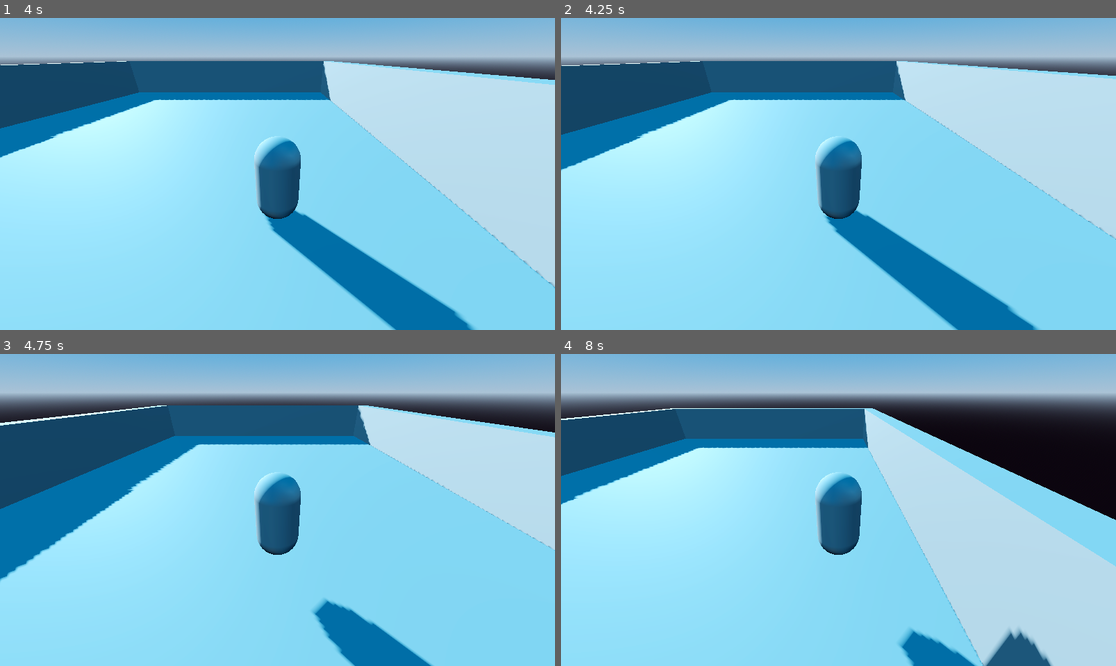
Above: before the commit, frames 1-4 (two rows, left to right).
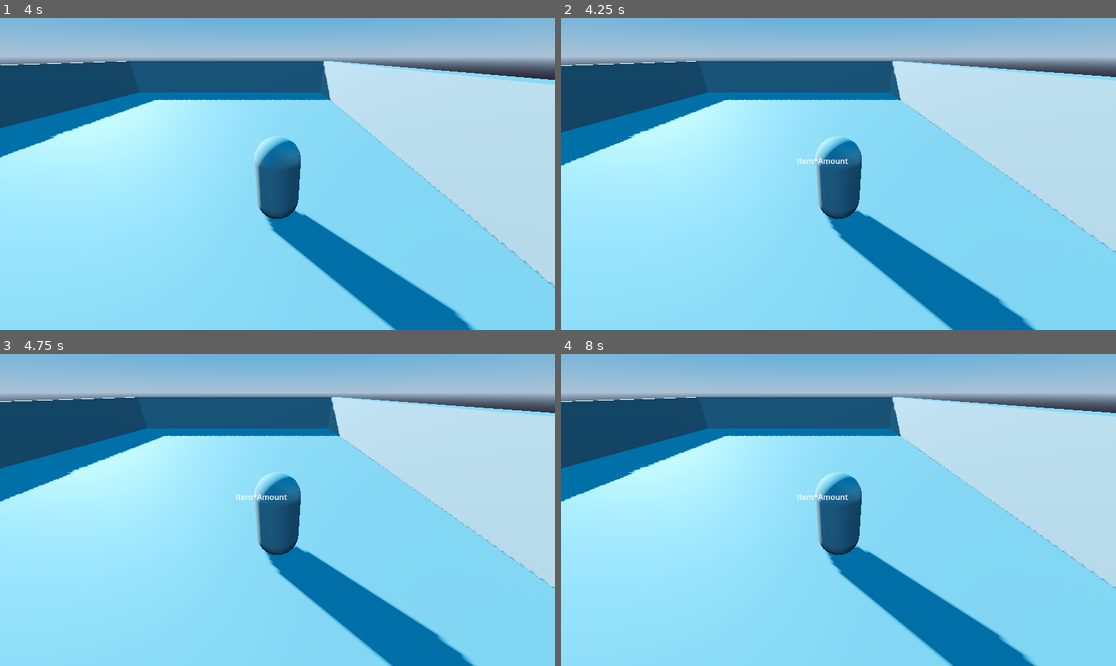
Above: after the commit, the same moments.

Repository: FreedominaStonyField/RPG_Inventory
Game: Godot game, scene res://level.tscn
Same seed, same stepped clock (60 frames per second), same inputs: the game is played once before the commit and once after it.
Inputs:
- Up to frame 1 (4 s): tap Enter (ui_accept) at 0.5, 0.77, 1.52, 3.02, 3.77 s; hold D (move_right) 0.53-1.28 s; hold S (move_down) 1.28-2.03 s; hold D (move_right) 2.03-2.78 s; hold W (move_up) 2.78-3.53 s; hold A (move_left) from 3.53 s (still down)
- Up to frame 2 (4.25 s): keep holding A (move_left); tap I (open_inventory, bound only after the commit) at 4.15 s
- Up to frame 3 (4.75 s): keep holding A (move_left); tap Enter (ui_accept) at 4.52 s
- Up to frame 4 (8 s): release A (move_left) at 5.03 s; hold S (move_down) 5.03-5.78 s; hold D (move_right) 5.78-6.53 s; tap Enter (ui_accept) at 6.02, 6.77, 7.52 s; hold W (move_up) 6.53-7.28 s; hold D (move_right) from 7.28 s (still down)

Frame 1 is identical in both runs. In frame 2, 2.8% of the frame differs, in the area x 0-100%, y 13-100%; in frame 3, 22%; in frame 4, 38%.

Commit message:
Basic Player Inventory UI created

Diff:
--- /dev/null
+++ b/ItemDatabase/Items/Battle_Gear.tres
@@ -0,0 +1,8 @@
+[gd_resource type="Resource" script_class="game_item" load_steps=2 format=3 uid="uid://33ne3sugdi2e"]
+
+[ext_resource type="Script" path="res://ItemDatabase/game_item_class.gd" id="1_yayqb"]
+
+[resource]
+script = ExtResource("1_yayqb")
+name = "Battle Geaar"
+item_catagory = "Equipment"
--- /dev/null
+++ b/ItemDatabase/Items/healing_item.tres
@@ -0,0 +1,8 @@
+[gd_resource type="Resource" script_class="game_item" load_steps=2 format=3 uid="uid://dc6u14jhofkli"]
+
+[ext_resource type="Script" path="res://ItemDatabase/game_item_class.gd" id="1_g0jrp"]
+
+[resource]
+script = ExtResource("1_g0jrp")
+name = "basic heal spray"
+item_catagory = "Healing"
--- /dev/null
+++ b/ItemDatabase/Items/lab_key.tres
@@ -0,0 +1,8 @@
+[gd_resource type="Resource" script_class="game_item" load_steps=2 format=3 uid="uid://b0cyc8gujgam5"]
+
+[ext_resource type="Script" path="res://ItemDatabase/game_item_class.gd" id="1_ytejj"]
+
+[resource]
+script = ExtResource("1_ytejj")
+name = "Key"
+item_catagory = "Indispensable"
--- /dev/null
+++ b/ItemDatabase/game_item_class.gd
@@ -0,0 +1,8 @@
+extends Resource
+
+class_name game_item
+
+@export_category("Item Info")
+
+@export var name : String = "Placeholder"
+@export_enum("Item", "Healing", "Equipment", "Indispensable") var item_catagory: String
--- /dev/null
+++ b/ItemDatabase/item_database.gd
@@ -0,0 +1 @@
+extends Node
--- /dev/null
+++ b/UI.gd
@@ -0,0 +1,9 @@
+extends Control
+
+func _ready():
+	hide()
+
+func _input(event):
+	if event.is_action_pressed("open_inventory"):
+		get_tree().paused = !get_tree().paused
+		visible = !visible
--- a/level.tscn
+++ b/level.tscn
@@ -1,6 +1,7 @@
-[gd_scene load_steps=7 format=3 uid="uid://c2vpknecl4bdb"]
+[gd_scene load_steps=8 format=3 uid="uid://c2vpknecl4bdb"]
 
 [ext_resource type="Script" path="res://Player.gd" id="1_s5fta"]
+[ext_resource type="Script" path="res://UI.gd" id="2_qhqhh"]
 
 [sub_resource type="ProceduralSkyMaterial" id="ProceduralSkyMaterial_jjp3x"]
 sky_top_color = Color(0.0392157, 0.454902, 0.792157, 1)
@@ -56,3 +57,29 @@
 
 [node name="MeshInstance3D" type="MeshInstance3D" parent="Player"]
 mesh = SubResource("CapsuleMesh_6wje7")
+
+[node name="InventoryUI" type="Control" parent="Player"]
+process_mode = 3
+layout_mode = 3
+anchors_preset = 0
+offset_right = 40.0
+offset_bottom = 40.0
+script = ExtResource("2_qhqhh")
+
+[node name="ScrollContainer" type="ScrollContainer" parent="Player/InventoryUI"]
+layout_mode = 0
+offset_left = 197.0
+offset_top = 93.0
+offset_right = 888.0
+offset_bottom = 500.0
+
+[node name="ItemList" type="VBoxContainer" parent="Player/InventoryUI/ScrollContainer"]
+layout_mode = 2
+size_flags_horizontal = 3
+size_flags_vertical = 3
+alignment = 1
+
+[node name="Label" type="Label" parent="Player/InventoryUI/ScrollContainer/ItemList"]
+layout_mode = 2
+text = "Item*Amount"
+horizontal_alignment = 1
--- a/project.godot
+++ b/project.godot
@@ -14,6 +14,10 @@
 run/main_scene="res://level.tscn"
 config/features=PackedStringArray("4.2", "Mobile")
 config/icon="res://icon.svg"
+
+[autoload]
+
+ItemDatabase="*res://ItemDatabase/item_database.gd"
 
 [input]
 
@@ -37,6 +41,11 @@
 "events": [Object(InputEventKey,"resource_local_to_scene":false,"resource_name":"","device":-1,"window_id":0,"alt_pressed":false,"shift_pressed":false,"ctrl_pressed":false,"meta_pressed":false,"pressed":false,"keycode":0,"physical_keycode":83,"key_label":0,"unicode":115,"echo":false,"script":null)
 ]
 }
+open_inventory={
+"deadzone": 0.5,
+"events": [Object(InputEventKey,"resource_local_to_scene":false,"resource_name":"","device":-1,"window_id":0,"alt_pressed":false,"shift_pressed":false,"ctrl_pressed":false,"meta_pressed":false,"pressed":false,"keycode":0,"physical_keycode":73,"key_label":0,"unicode":105,"echo":false,"script":null)
+]
+}
 
 [rendering]
 
